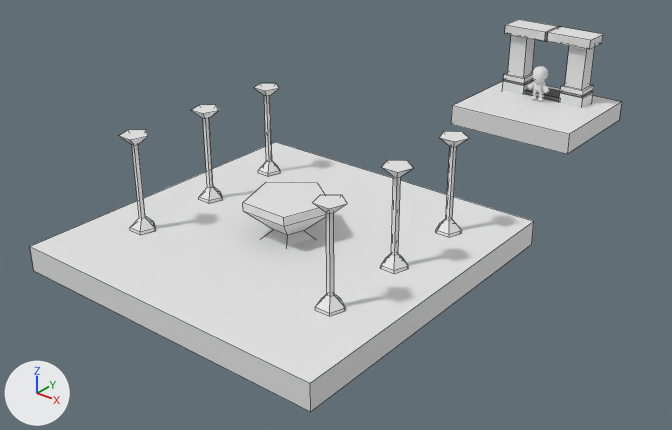
The Blender file blender/world.blend as it was, and as the next commit left it.
The view is the same before and after, from a 50 mm camera at (41.3, -85.1, 32.5) aimed at (-2.9, -29.8, -1.8). Arrows for +X, +Y and +Z are at lower left; the lights stay in place. Mesh edges are drawn as thin lines on the coarser meshes.

Before the edit, the objects in view are built like this:
```python
me_cube = bpy.data.meshes.new('Cube')
me_cube.from_pydata(...)  # a box spanning x -6.0..7.0, y -7.0..5.0, z -1.0..1.0
me_cube.materials.append(mat_material)  # white #e7e7e7
me_cube_002 = bpy.data.meshes.new('Cube.002')
me_cube_002.from_pydata(...)  # a box spanning x -12.2..14.2, y -52.2..-25.8, z -1.0..1.0
me_cylinder = bpy.data.meshes.new('Cylinder')
me_cylinder.from_pydata(...)  # 25 vertices, 22 faces; spans x -10.06..-7.94, y -37.9..-35.88, z 1.0..8.58
ob_cube = bpy.data.objects.new('Cube', me_cube)
ob_cube.location = (0.0, 0.0, 0.0)
ob_cube_002 = bpy.data.objects.new('Cube.002', me_cube_002)
ob_cube_002.location = (-1.05, 0.0, 0.0)
ob_cylinder_001 = bpy.data.objects.new('Cylinder.001', me_cylinder)
ob_cylinder_001.location = (0.0, -1.22, 0.0)
_m = ob_cylinder_001.modifiers.new('Mirror', 'MIRROR')
# also in view: 'Cylinder.003' at (0.0, -38.7, 2.3); 'Cube.001' at (0.0, 2.0, 4.0); 'Cylinder' at (0.0, -31.2, 4.8); 'Cylinder.002' at (0.0, -45.2, 4.8)
```
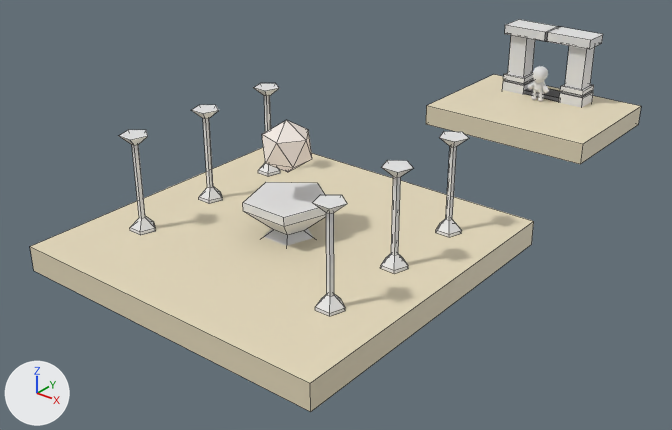
Changed parts and their boxes [x1, y1, x2, y2] in the pictures (672 x 430 px):
'Cube.002', recoloured (white to beige)
    both: [30, 142, 534, 412]
'Cube', recoloured, mesh rescaled (white to beige, 26% wider, 23% taller)
    before: [451, 82, 622, 154]
    after: [426, 75, 641, 164]
'Sun', added
    after: [262, 120, 312, 172]

Patch to the scene script:
```diff
--- a/blender/world.blend.py
+++ b/blender/world.blend.py
@@ mat_material_002 @@
+mat_material_002 = principled_material('Material.002')
+mat_material_002.base_color = (0.8, 0.71, 0.508)  # beige #e7dbbd
@@ mat_sun @@
+mat_sun = principled_material('Sun')
+mat_sun.base_color = (0.8, 0.8, 0.8)  # white #e7e7e7
+mat_sun.emission_color = (1.0, 0.449, 0.0438)  # orange #ffb33b
+mat_sun.emission_strength = 0.12
@@ me_cube @@
 me_cube.from_pydata(...)  # 8 vertices, 6 faces; spans x -6.0..7.0, y -7.0..5.0, z -1.0..1.0
 # used by ob_cube; location = (0.0, 0.0, 0.0)
-me_cube.materials.append(mat_material)  # white #e7e7e7
+# me_cube part 1: the whole mesh is scaled about its middle by (1.32, 1.13, 1), then moved by (0.0, -0.78, 0.0)
+me_cube.materials.append(mat_material_002)  # beige #e7dbbd
@@ me_cube_002 @@
 me_cube_002.from_pydata(...)  # 8 vertices, 6 faces; spans x -12.2..14.2, y -52.2..-25.8, z -1.0..1.0
+me_cube_002.materials.append(mat_material_002)  # beige #e7dbbd
@@ me_icosphere @@
+me_icosphere.from_pydata(...)  # an icosphere of 20 faces spanning x -1.79..1.79, y -1.7..1.7, z -2.0..2.0
+me_icosphere.materials.append(mat_sun)  # white #e7e7e7
@@ ob_sun @@
+ob_sun = bpy.data.objects.new('Sun', me_icosphere)
+ob_sun.location = (0.0, -39.0, 7.95)
```
